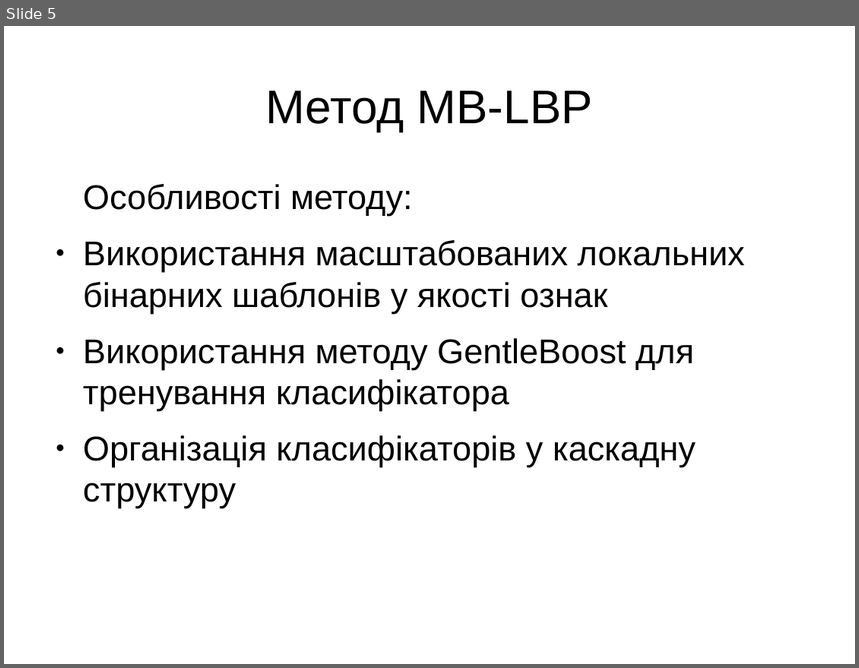
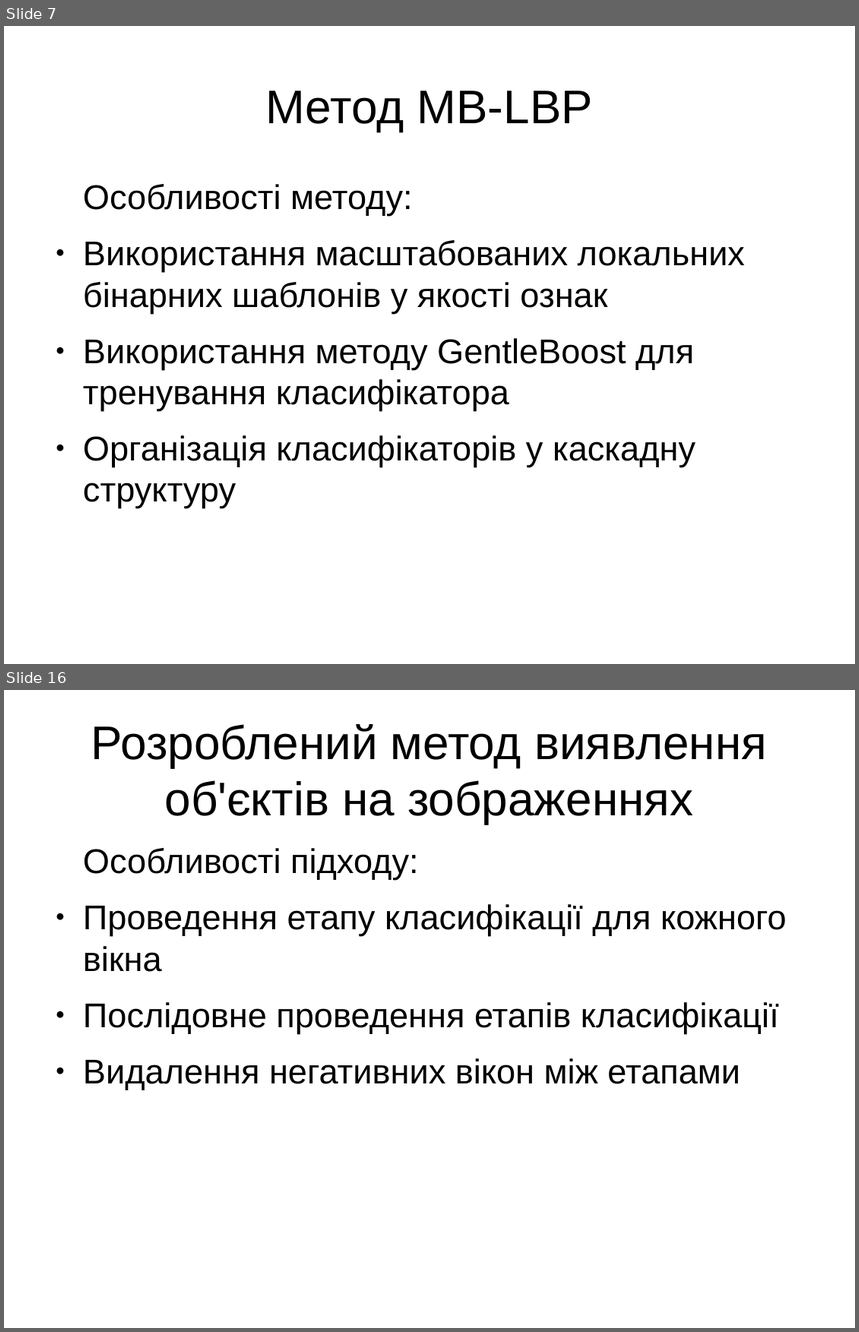
Before and after one commit to OlegTheCat/face-detection, a slide deck: doc/presentation.odp. Shown one above the other, each under a label of ours: slide 5 before the commit, slides 7 and 16 after it; the slides between them are not shown. The pictures are 859x668 and 859x1332 pixels, drawn with LibreOffice and Linux fonts; fonts in the diff are those of the drawing. Boxes give left, top, right and bottom in pixels: in the first picture for what was removed or moved away, otherwise in the second. Text is boxed around its words. In the diff, an @@ line names an element or a change of style, - is before the commit and + after.

```diff
--- a/doc/presentation.odp
+++ b/doc/presentation.odp
@@ slide 16 added at [4, 690, 855, 1328], background #FFFFFF @@
@@ title added at [91, 724, 767, 825], 44 pt, text #000000 @@
+Розроблений метод виявлення об'єктів на зображеннях
@@ text added at [83, 848, 787, 1091], 32 pt, text #000000 @@
+Особливості підходу:
+● Проведення етапу класифікації для кожного вікна
+● Послідовне проведення етапів класифікації
+● Видалення негативних вікон між етапами
@@ what was slide 5 is now slide 7 @@
```
Also in this commit, not shown: 14 other slides added, 2 slides removed, 1 other file.
